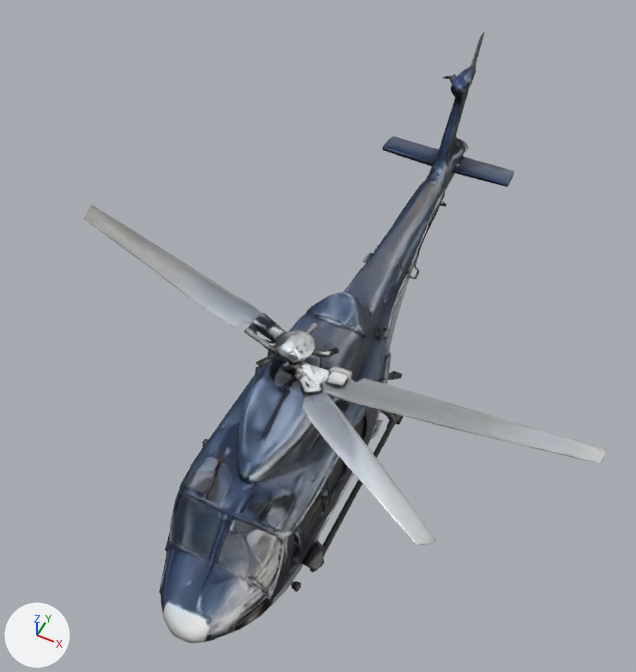
An edit to the glTF model assets/modelos/helicoptero_executivo.glb, drawn before and after from the same camera.
Before and after are seen from a 50 mm camera at (4.59, -10.37, 14.64) aimed at (-0.23, -0.73, 2.58). Lighting does not change. The marker at lower left points along +X, +Y and +Z. The first picture is the older version. Where no turn or scale is listed for an object, it has been applied to the vertices. Vertices at exactly the same position are counted once.

Names of what the first picture shows: 'corpo', 'rotor'.
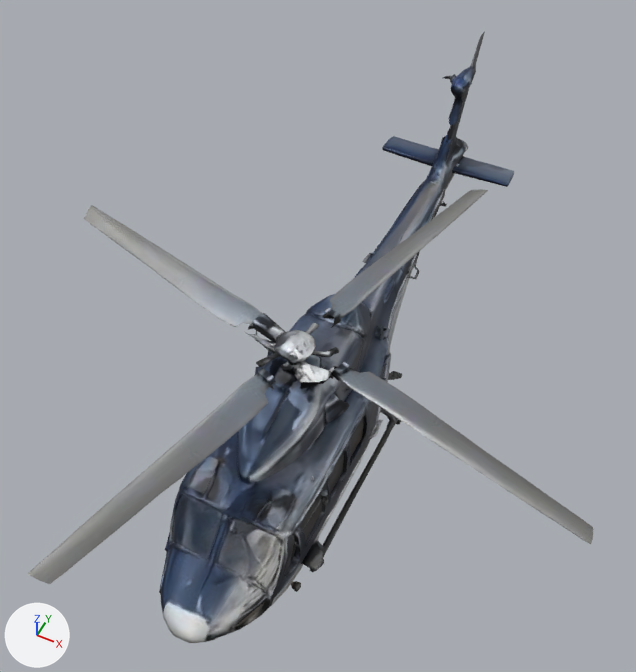
Where the newer file only moved an object's origin or applied its transform, the numbers keep the older frame.

Pixel boxes [x1, y1, x2, y2] of what changed, in the pictures (636 x 672 px; the box of a moved part takes in the faces that stretch with it):
'rotor', reshaped (8% wider, 7% shorter): before [84, 119, 606, 545]; after [28, 189, 593, 584]
part 1 of me_mesh_1, added: after [28, 368, 276, 584]
part 2 of me_mesh_1, added: after [323, 189, 488, 328]
part 3 of me_mesh_1, deleted: before [442, 119, 458, 142]
part 4 of me_mesh_1, moved or reshaped: before [301, 366, 606, 545]; after [331, 361, 593, 544]
part 5 of me_mesh_1, deleted: before [244, 326, 257, 338]
part 6 of me_mesh_1, surface changed: before [405, 408, 476, 430]; after [537, 507, 558, 523]

Edits to the bpy script that builds the scene:
```text
Change me_mesh_1:
    used by ob_rotor; location = (0.37, -2.03, 3.77)
    remove me_mesh_1.from_pydata(...)  # 916 vertices, 1746 faces; spans x -5.45..4.72, y -2.46..7.02, z -0.27..0.15
    add me_mesh_1.from_pydata(...)  # 1039 vertices, 1948 faces; spans x -5.45..4.91, y -5.18..5.18, z -0.27..0.15
    me_mesh_1 part 1: a new loose piece of 158 vertices spanning x -1.67..-0.2, y -5.18..-0.64, z -0.06..0.13, in mat_material_0 (picture img_image_0)
    me_mesh_1 part 2: a new loose piece of 158 vertices spanning x -0.34..1.13, y 0.64..5.18, z -0.06..0.13, in mat_material_0 (picture img_image_0)
    me_mesh_1 part 3: the loose piece of 61 vertices spanning x -0.37..-0.15, y 6.63..7.02, z -0.27..0.15 is deleted
    me_mesh_1 part 4: 18 vertices moved from x 0.93..3.44, y -0.66..-0.08, z -0.01..0.04 to x 0.77..4.82, y -1.39..-0.38, z -0.01..0.07; 269 vertices removed from x 0.22..4.72, y -2.46..0.29, z -0.09..0.1; 139 vertices added at x 0.37..4.91, y -1.4..0.07, z -0.06..0.13
    me_mesh_1 part 5: 2 vertices removed from x -1.26..-1.25, y -0.11..-0.1, z -0.02..0.01
    me_mesh_1 part 6: 5 kept faces spanning x 3.16..4.72, y -1.35..-0.99, z 0.0..0.04 get new texture (UV) coordinates
```
